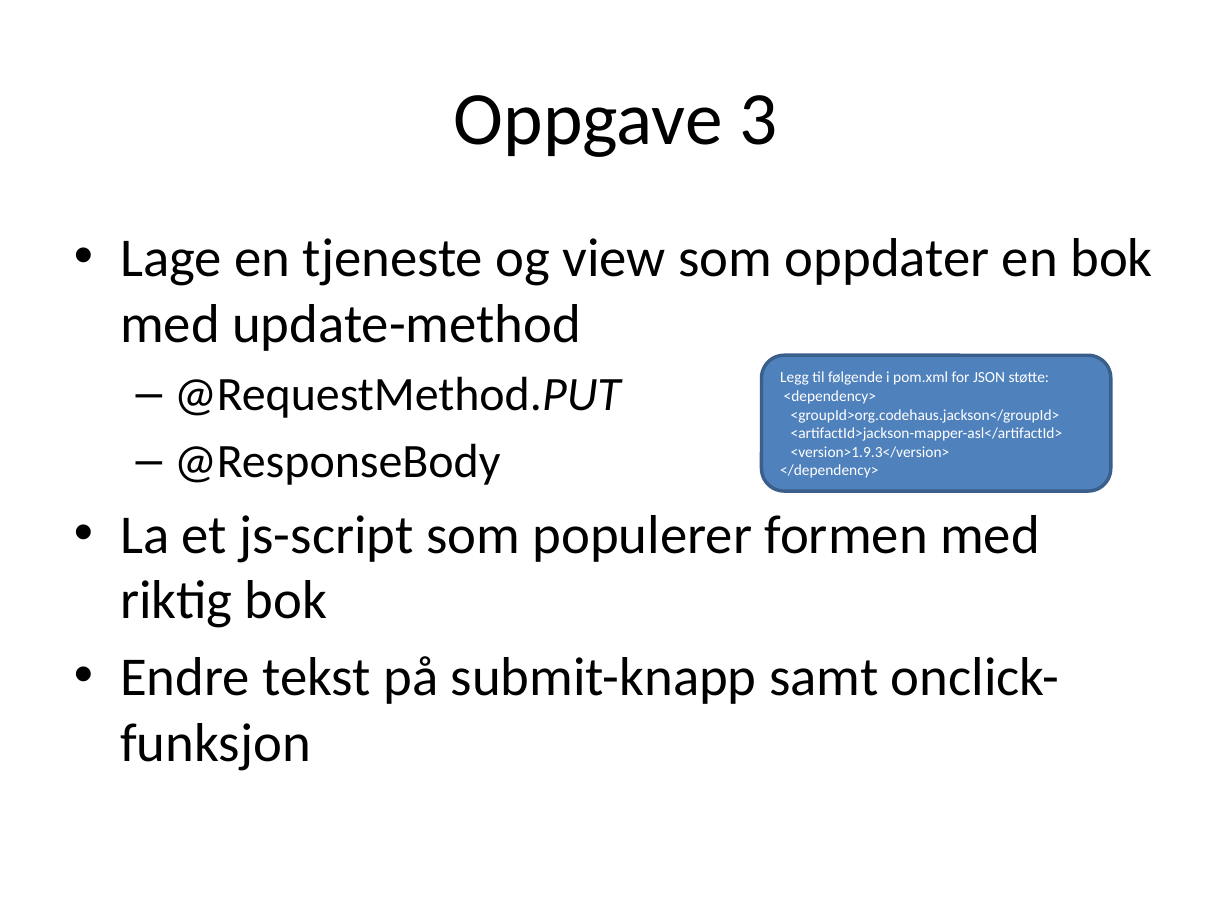
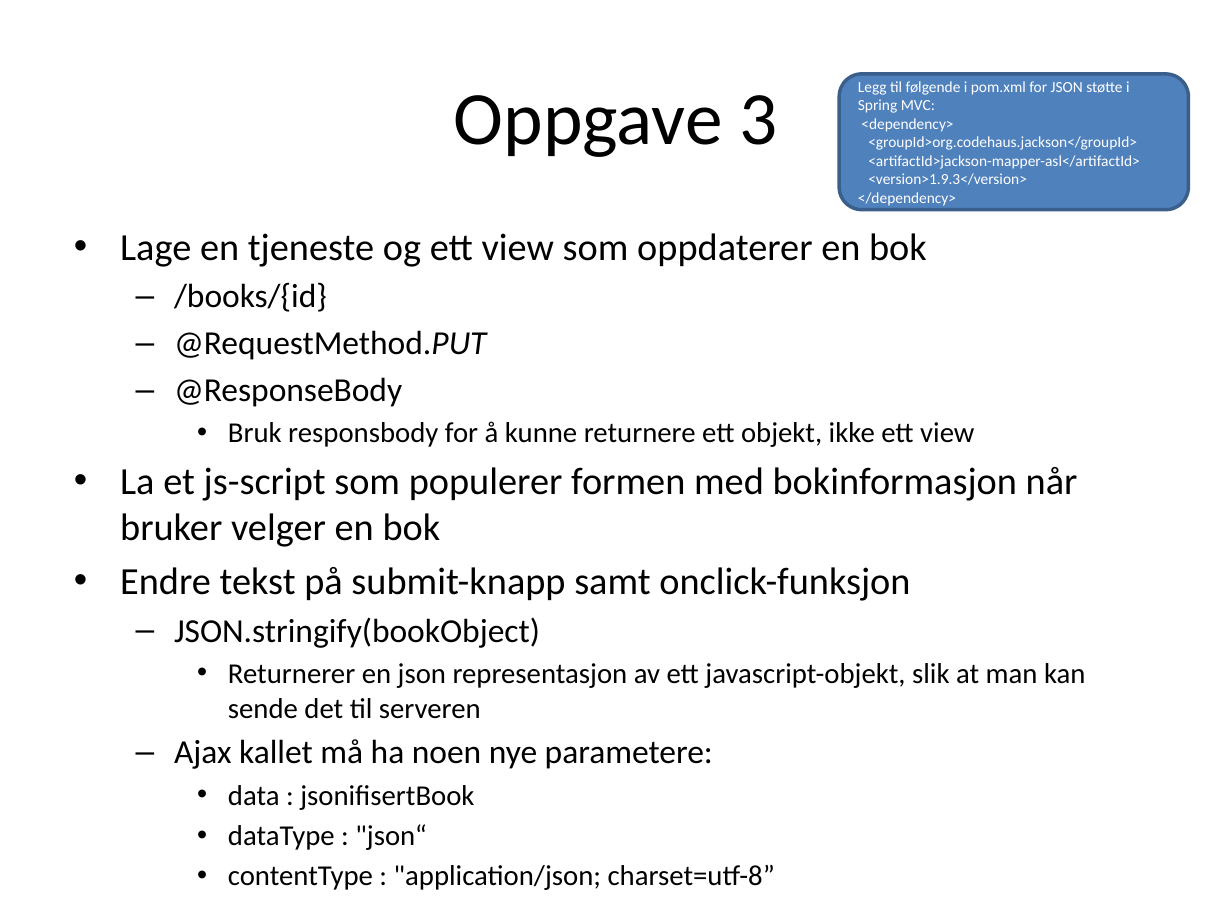
Before and after one commit to nordsoyv/SpringFagkveld, a slide deck: slide 7 of Oppgave.pptx. Drawn at 1232x924 pixels with LibreOffice and Linux fonts; fonts in the diff are those of the drawing. Boxes give left, top, right and bottom in pixels: in the first picture for what was removed or moved away, otherwise in the second. Text is boxed around its words. In the diff, an @@ line names an element or a change of style, - is before the commit and + after.

Commit message:
Oppdaterting av oppgavetekst

```diff
--- a/Oppgave.pptx
+++ b/Oppgave.pptx
@@ rounded rectangle "Legg til følgende i pom.xml ..." moved from (x1=761, y1=355, x2=1110, y2=490) to (x1=839, y1=74, x2=1188, y2=209) @@
@@ text in rounded rectangle at (x1=858, y1=81, x2=1130, y2=113): text changed @@
-Legg til følgende i pom.xml for JSON støtte:
+Legg til følgende i pom.xml for JSON støtte i Spring MVC:
@@ text at (x1=120, y1=233, x2=927, y2=312): text changed; size 32 to 22.4 pt @@
-• Lage en tjeneste og view som oppdater en bok med update-method
+• Lage en tjeneste og ett view som oppdaterer en bok
+  – /books/{id}
@@ text at (x1=120, y1=330, x2=910, y2=601): size 28 to 19.6 pt in "@RequestMethod.PUT", "@ResponseBody"; size 32 to 22.4 pt in "Endre tekst på submit-knapp samt onclick-funksjon"; less space between paragraphs @@
@@ text at (x1=120, y1=421, x2=1078, y2=547): text changed; size 32 to 22.4 pt @@
-• La et js-script som populerer formen med riktig bok
+    • Bruk responsbody for å kunne returnere ett objekt, ikke ett view
+• La et js-script som populerer formen med bokinformasjon når bruker velger en bok
@@ text at (x1=174, y1=617, x2=1086, y2=810): paragraphs added @@
+  – JSON.stringify(bookObject)
+    • Returnerer en json representasjon av ett javascript-objekt, slik at man kan sende det til serveren
+  – Ajax kallet må ha noen nye parametere:
+    • data : jsonifisertBook
+    • dataType : "json“
+    • contentType : "application/json; charset=utf-8”
```
Also in this commit, not shown: 2 other slides changed, 1 slide added, 1 slide removed, 1 other file.
